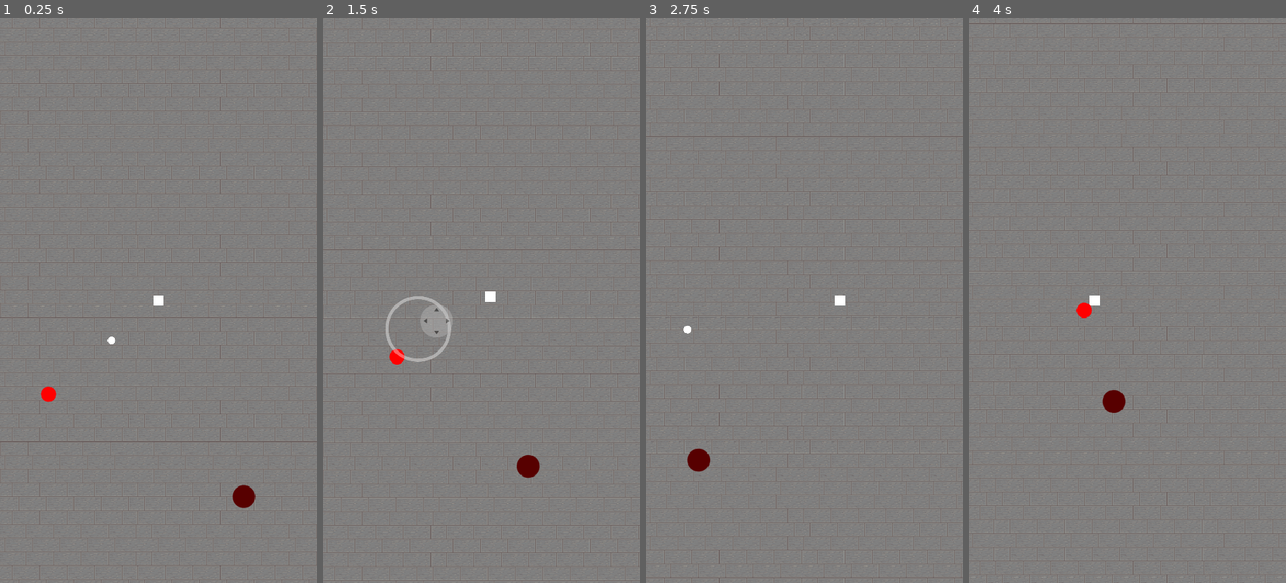
Above: before the commit, frames 1-4 (left to right).
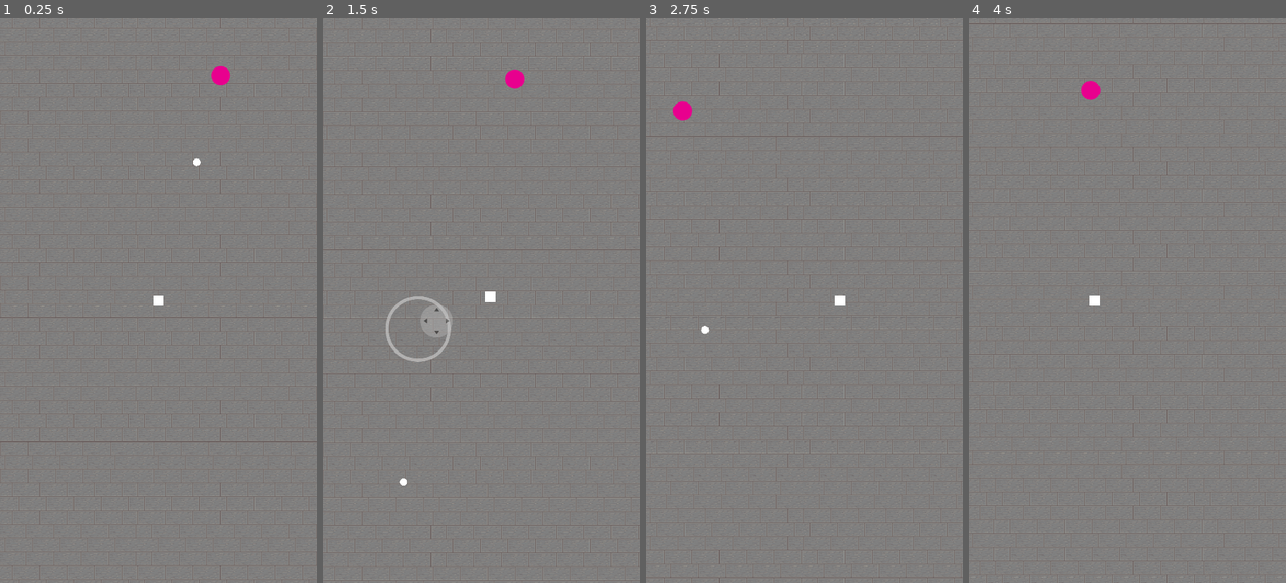
Above: after the commit, the same moments.

Repository: lucaswehmuth/zenrush
Game: Godot game, scene res://scenes/world.tscn
The game is run twice, just before and just after one commit, with the same random seed, the same clock (stepped at 60 frames per second) and the same inputs.
Inputs (mouse positions are in pixels of both pictures, inside the frame that each line leads up to):
- Up to frame 1 (0.25 s): no input
- Up to frame 2 (1.5 s): move the mouse to (551, 272) at 0.52 s; hold D (move_right) 0.53-1.25 s; click (551, 272) at 0.67 s; drag from (418, 328) to (481, 300) at 1.27 s
- Up to frame 3 (2.75 s): move the mouse to (836, 176) at 2.02 s; hold D (move_right) from 2.03 s (still down)
- Up to frame 4 (4 s): release D (move_right) at 2.75 s; drag from (1111, 413) to (1022, 458) at 2.77 s; move the mouse to (1222, 385) at 3.52 s; hold A (move_left) from 3.53 s (still down)

The runs differ from the first frame. In frame 1, 0.6% of the frame differs, in the area x 12-81%, y 8-87%; in frame 2, 0.5%; in frame 3, 0.5%; in frame 4, 0.5%.

Commit message:
Added ranged enemy

Diff:
--- a/project.godot
+++ b/project.godot
@@ -60,6 +60,14 @@
 pointing/emulate_touch_from_mouse=true
 pointing/emulate_mouse_from_touch=false
 
+[layer_names]
+
+2d_physics/layer_1="world"
+2d_physics/layer_2="player"
+2d_physics/layer_3="player_projectiles"
+2d_physics/layer_4="enemy"
+2d_physics/layer_5="enemy_projectiles"
+
 [physics]
 
 3d/physics_engine="Jolt Physics"
--- a/scenes/attacks/base_projectile.gd
+++ b/scenes/attacks/base_projectile.gd
@@ -4,6 +4,8 @@
 @export var speed: float = 400.0
 @export var damage: float = 10.0
 @export var knockback_amount: float = 0.0
+
+var shooter: String = ""
 
 var direction: Vector2 = Vector2.ZERO
 
--- a/scenes/enemies/base_enemy.gd
+++ b/scenes/enemies/base_enemy.gd
@@ -31,7 +31,7 @@
 
 func _on_hurt(hitbox: Hitbox) -> void:
 	var attacker = hitbox.get_parent()
-	if attacker is BaseProjectile:
+	if attacker is BaseProjectile and attacker.shooter == "player":
 		take_damage(attacker.damage)
 		attacker.queue_free()
 
--- a/scenes/enemies/base_enemy.tscn
+++ b/scenes/enemies/base_enemy.tscn
@@ -13,6 +13,7 @@
 
 [node name="BaseEnemy" type="CharacterBody2D" unique_id=1388353835 groups=["enemy"]]
 scale = Vector2(0.2, 0.2)
+motion_mode = 1
 script = ExtResource("1_qf3h2")
 
 [node name="Sprite2D" type="Sprite2D" parent="." unique_id=957711389]
--- /dev/null
+++ b/scenes/enemies/ranged_enemy.gd
@@ -0,0 +1,55 @@
+class_name RangedEnemy
+extends BaseEnemy
+
+@onready var _hurtbox_shape: CollisionShape2D = $Hurtbox/CollisionShape2D
+var _projectile_spawn_offset: float = 0.0
+
+@export var min_range: float = 200.0
+@export var max_range: float = 350.0
+@export var fire_cooldown: float = 0.5
+@export var projectile_scene: PackedScene
+
+var fire_timer: float = 0.0
+
+func _ready() -> void:
+	max_health = 60.0
+	move_speed = 60.0
+	damage = 8.0
+	shard_value = 2
+	_cache_spawn_offset()
+	super()
+
+func _cache_spawn_offset() -> void:
+	var shape = _hurtbox_shape.shape
+	if shape is CircleShape2D:
+		_projectile_spawn_offset = shape.radius
+	elif shape is RectangleShape2D:
+		_projectile_spawn_offset = shape.size.length() / 2.0
+
+func _physics_process(delta: float) -> void:
+	fire_timer -= delta
+	if fire_timer <= 0.0 and player:
+		_shoot()
+		fire_timer = fire_cooldown
+
+	super(delta)
+
+func _move(delta: float) -> void:
+	var distance = global_position.distance_to(player.global_position)
+	var direction = (player.global_position - global_position).normalized()
+
+	if distance < min_range:
+		velocity = -direction * move_speed
+	elif distance > max_range:
+		velocity = direction * move_speed
+	else:
+		velocity = Vector2.ZERO
+
+func _shoot() -> void:
+	if not projectile_scene:
+		return
+	var projectile = projectile_scene.instantiate()
+	projectile.shooter = "enemy"
+	get_tree().root.add_child(projectile)
+	var direction = (player.global_position - global_position).normalized()
+	projectile.init(global_position + direction * _projectile_spawn_offset, direction)
--- /dev/null
+++ b/scenes/enemies/ranged_enemy.tscn
@@ -0,0 +1,16 @@
+[gd_scene format=3 uid="uid://qlhsq328doj7"]
+
+[ext_resource type="PackedScene" uid="uid://cuh1sjvtpu4y3" path="res://scenes/enemies/base_enemy.tscn" id="1_tegwr"]
+[ext_resource type="Script" uid="uid://dx2uvofkwapu2" path="res://scenes/enemies/ranged_enemy.gd" id="2_k7uv6"]
+[ext_resource type="PackedScene" uid="uid://bbwmjpb5q3yv" path="res://scenes/attacks/base_projectile.tscn" id="3_d5ppq"]
+
+[node name="RangedEnemy" unique_id=1388353835 instance=ExtResource("1_tegwr")]
+scale = Vector2(0.25, 0.25)
+script = ExtResource("2_k7uv6")
+min_range = 200.0
+max_range = 350.0
+fire_cooldown = 2.0
+projectile_scene = ExtResource("3_d5ppq")
+
+[node name="Sprite2D" parent="." index="0" unique_id=957711389]
+modulate = Color(0.9098754, 2.117753e-06, 0.55788636, 1)
--- a/scenes/player.gd
+++ b/scenes/player.gd
@@ -19,8 +19,13 @@
 
 func _on_hurt(hitbox: Hitbox) -> void:
 	var attacker = hitbox.get_parent()
+	print(attacker)
 	if attacker is BaseEnemy:
 		take_damage(attacker.damage)
+
+	if attacker is BaseProjectile and attacker.shooter == "enemy":
+		take_damage(attacker.damage)
+		attacker.queue_free()
 
 func take_damage(amount: float) -> void:
 	current_health -= amount
@@ -49,6 +54,7 @@
 	if not projectile_scene:
 		return
 	var projectile = projectile_scene.instantiate()
+	projectile.shooter = "player"
 	get_tree().root.add_child(projectile)
 	var direction = (target.global_position - global_position).normalized()
 	projectile.init(global_position, direction)
--- a/scenes/player.tscn
+++ b/scenes/player.tscn
@@ -12,6 +12,7 @@
 size = Vector2(16, 16)
 
 [node name="Player" type="CharacterBody2D" unique_id=423775517 groups=["player"]]
+motion_mode = 1
 script = ExtResource("1_g2els")
 projectile_scene = ExtResource("2_qhqgy")
 
--- a/scenes/world.tscn
+++ b/scenes/world.tscn
@@ -3,8 +3,7 @@
 [ext_resource type="Texture2D" uid="uid://c6pyec15v3but" path="res://assets/floor.png" id="1_nnsk1"]
 [ext_resource type="PackedScene" uid="uid://mdel8ixxul36" path="res://scenes/player.tscn" id="2_rwgxs"]
 [ext_resource type="PackedScene" uid="uid://daxcmrm16wjij" path="res://scenes/touch_controls.tscn" id="3_4wyf3"]
-[ext_resource type="PackedScene" uid="uid://cuh1sjvtpu4y3" path="res://scenes/enemies/base_enemy.tscn" id="4_k0juu"]
-[ext_resource type="PackedScene" uid="uid://b2r4nrp2akbcj" path="res://scenes/enemies/tank_enemy.tscn" id="5_71j4m"]
+[ext_resource type="PackedScene" uid="uid://qlhsq328doj7" path="res://scenes/enemies/ranged_enemy.tscn" id="6_qfnet"]
 
 [node name="World" type="Node2D" unique_id=2109249253]
 
@@ -19,9 +18,6 @@
 [node name="Player" parent="." unique_id=423775517 instance=ExtResource("2_rwgxs")]
 position = Vector2(240, 427)
 
-[node name="BaseEnemy" parent="." unique_id=1388353835 instance=ExtResource("4_k0juu")]
-position = Vector2(58, 581)
-
 [node name="Control" type="Control" parent="." unique_id=1963205777]
 layout_mode = 3
 anchors_preset = 0
@@ -30,5 +26,5 @@
 
 [node name="TouchControls" parent="Control" unique_id=1929942516 instance=ExtResource("3_4wyf3")]
 
-[node name="TankEnemy" parent="." unique_id=397969189 instance=ExtResource("5_71j4m")]
-position = Vector2(373, 732)
+[node name="RangedEnemy" parent="." unique_id=1951278371 instance=ExtResource("6_qfnet")]
+position = Vector2(338, 72)
Not shown, added: scenes/enemies/ranged_enemy.gd.uid
